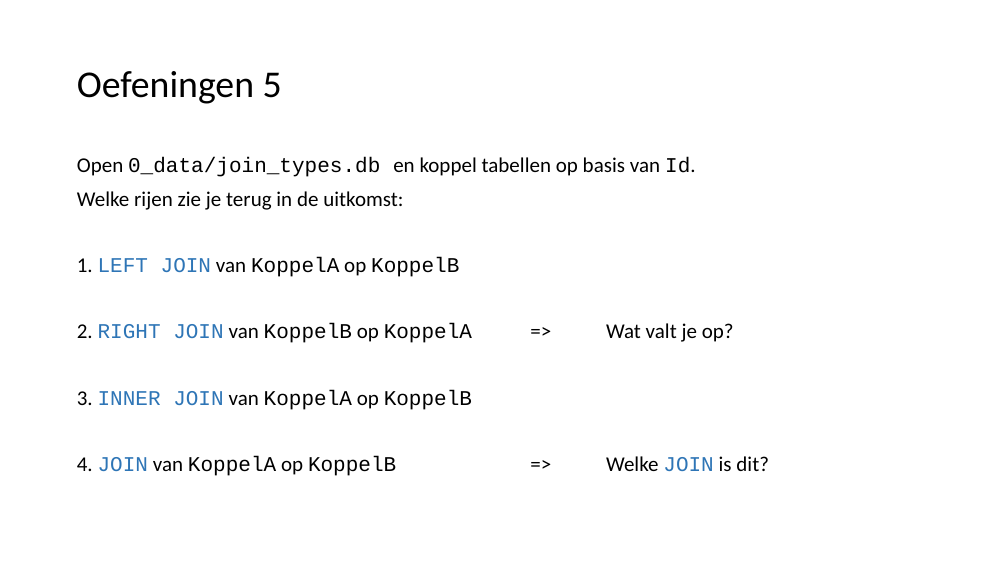
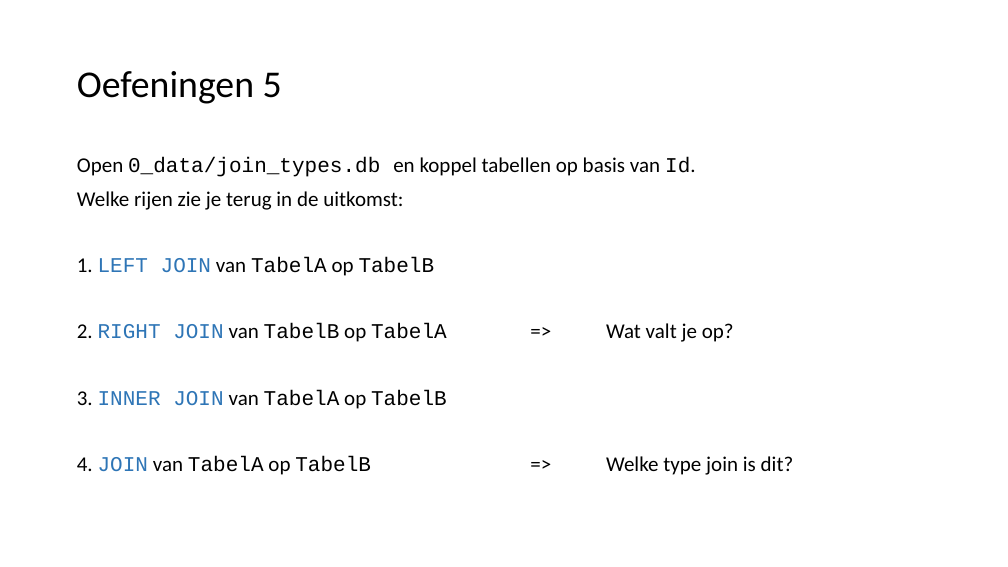
Before and after one commit to LFKoning/knowledge-sharing, a slide deck: slide 52 of sql_course_2p/1_basics/1_basics.pptx (slide 51 before the commit). Drawn at 1008x567 pixels with LibreOffice and Linux fonts; fonts in the diff are those of the drawing. Boxes give left, top, right and bottom in pixels: in the first picture for what was removed or moved away, otherwise in the second. Text is boxed around its words. In the diff, an @@ line names an element or a change of style, - is before the commit and + after.

```diff
--- a/sql_course_2p/1_basics/1_basics.pptx
+++ b/sql_course_2p/1_basics/1_basics.pptx
@@ text at [77,257,734,475]: text changed @@
-1. LEFT JOIN van KoppelA op KoppelB
-2. RIGHT JOIN van KoppelB op KoppelA => Wat valt je op?
-3. INNER JOIN van KoppelA op KoppelB
-4. JOIN van KoppelA op KoppelB => Welke JOIN is dit?
+1. LEFT JOIN van TabelA op TabelB
+2. RIGHT JOIN van TabelB op TabelA => Wat valt je op?
+3. INNER JOIN van TabelA op TabelB
+4. JOIN van TabelA op TabelB => Welke type join is dit?
```
Also in this commit, not shown: 31 other slides changed, 3 slides added, 3 slides removed, 14 other files.
